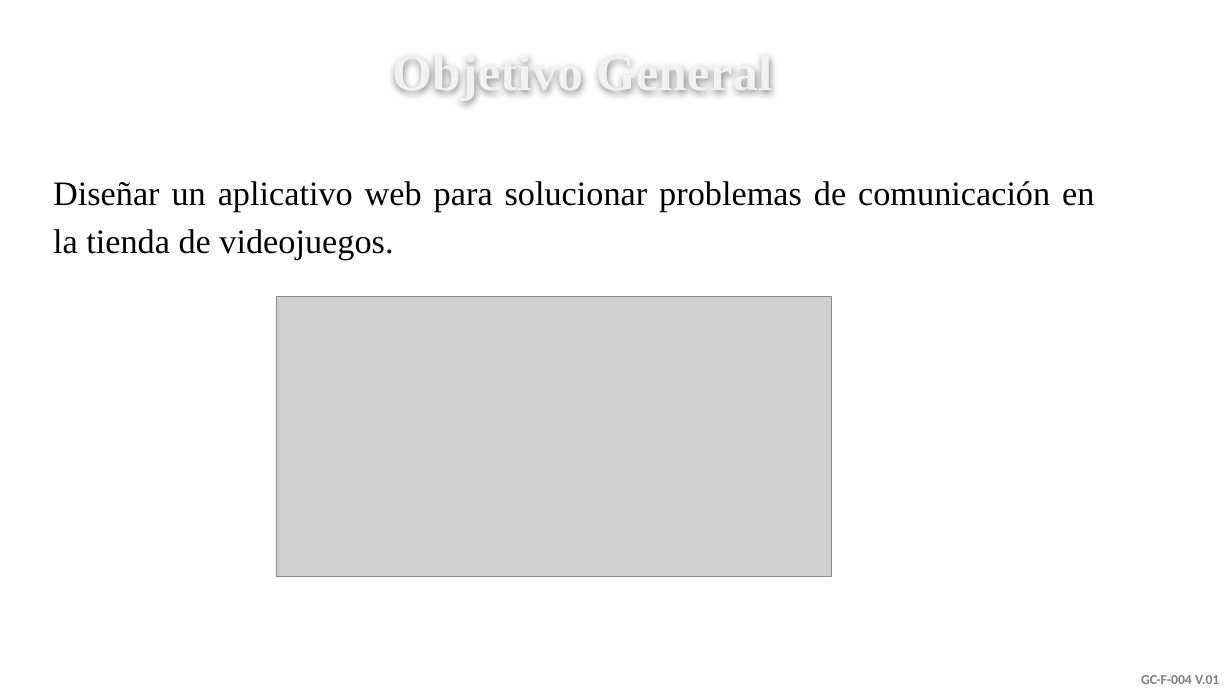
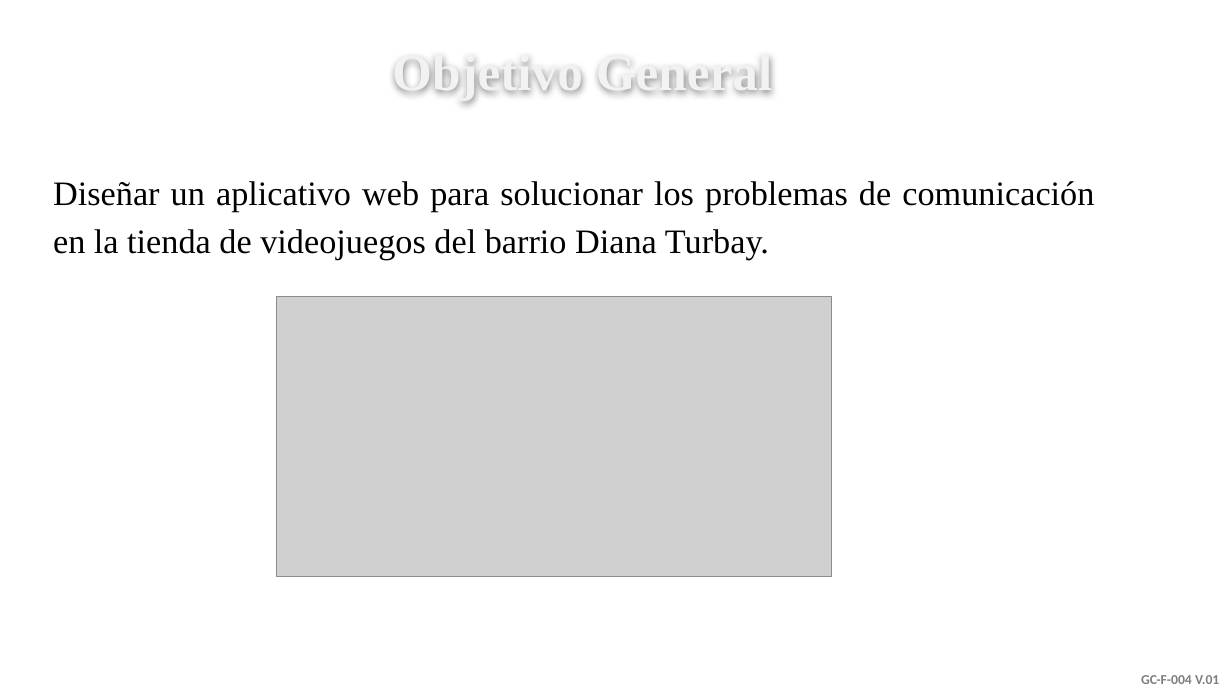
Before and after one commit to senaceet/Kyukeisho_New, a slide deck: slide 4 of 1- Analisis/1- Presentación/Presentación_Componente_Metodologico.pptx. Drawn at 1232x693 pixels with LibreOffice and Linux fonts; fonts in the diff are those of the drawing; grey boxes stand for pictures; background and template pictures are left out. Boxes give left, top, right and bottom in pixels: in the first picture for what was removed or moved away, otherwise in the second. Text is boxed around its words. In the diff, an @@ line names an element or a change of style, - is before the commit and + after.

```diff
--- a/1- Analisis/1- Presentación/Presentación_Componente_Metodologico.pptx
+++ b/1- Analisis/1- Presentación/Presentación_Componente_Metodologico.pptx
@@ text at [53, 181, 1094, 260]: text changed @@
-Diseñar un aplicativo web para solucionar problemas de comunicación en la tienda de videojuegos.
+Diseñar un aplicativo web para solucionar los problemas de comunicación en la tienda de videojuegos del barrio Diana Turbay.
```
Also in this commit, not shown: 6 other slides changed.
